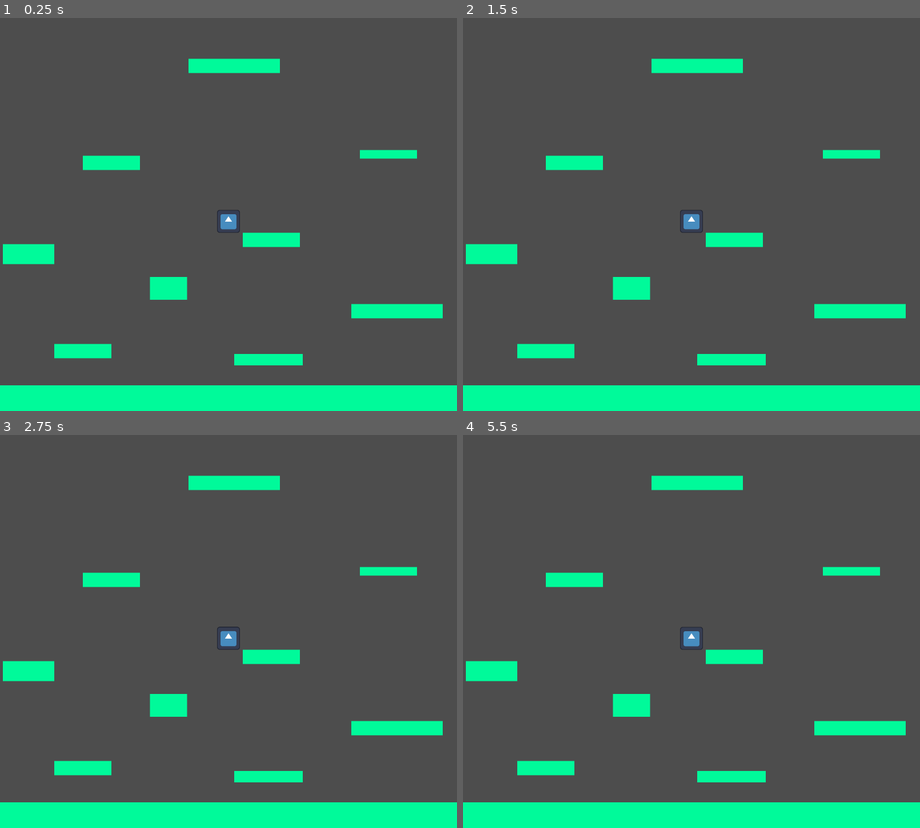
Above: before the commit, frames 1-4 (two rows, left to right).
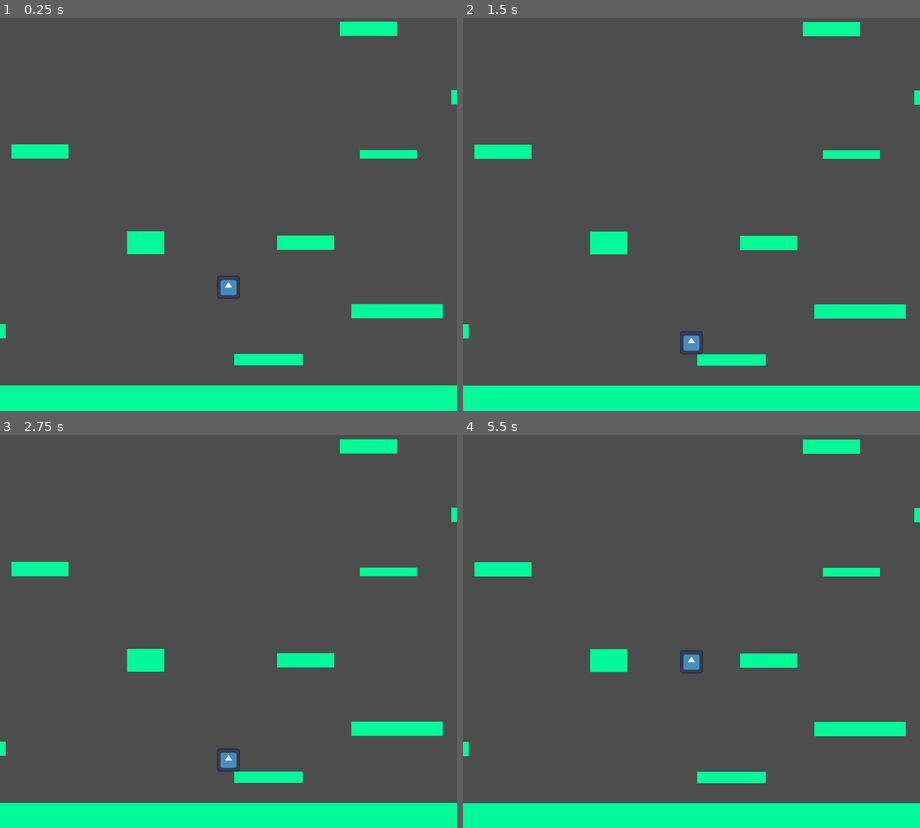
Above: after the commit, the same moments.

Repository: ArthurVayner/GameJam2026
Game: Godot game, scene res://Scenes/node_2d.tscn
The game is run twice, just before and just after one commit, with the same random seed, the same clock (stepped at 60 frames per second) and the same inputs. The engine's default icon, where the game draws it, is replaced by a stand-in: a white triangle on a blue panel in a dark square.
Inputs:
- Up to frame 1 (0.25 s): no input
- Up to frame 2 (1.5 s): tap Enter (ui_accept) at 0.5 s; hold D (go_right) from 0.53 s (still down); tap W (jump) at 0.77 s
- Up to frame 3 (2.75 s): tap W (jump) at 1.52 s; tap Enter (ui_accept) at 2 s; release D (go_right) at 2.03 s; hold A (go_left) from 2.03 s (still down)
- Up to frame 4 (5.5 s): release A (go_left) at 2.78 s; hold D (go_right) 2.78-4.28 s; tap W (jump) at 3.02, 3.77, 4.52 s; tap Enter (ui_accept) at 3.5, 5 s; hold A (go_left) 4.28-5.03 s; hold D (go_right) from 5.03 s (still down)

The runs differ from the first frame. In frame 1, 5.3% of the frame differs, in the area x 0-100%, y 0-87%; in frame 2, 5.5%; in frame 3, 5.7%; in frame 4, 5.8%, in the area x 0-100%, y 1-94%.

Commit message:
make camera always move up

Diff:
--- a/Scenes/Level.tscn
+++ b/Scenes/Level.tscn
@@ -10,7 +10,7 @@
 height = 4.0
 
 [node name="Platform2" parent="." unique_id=1131836770 instance=ExtResource("1_0ba56")]
-position = Vector2(29, 123)
+position = Vector2(-8, 116)
 width = 20.0
 height = 5.0
 
@@ -20,12 +20,12 @@
 height = 10.0
 
 [node name="Platform4" parent="." unique_id=2054953105 instance=ExtResource("1_0ba56")]
-position = Vector2(10, 89)
+position = Vector2(-14, 70)
 width = 18.0
 height = 7.0
 
 [node name="Platform5" parent="." unique_id=1625163000 instance=ExtResource("1_0ba56")]
-position = Vector2(59, 101)
+position = Vector2(51, 85)
 width = 13.0
 height = 8.0
 
@@ -35,12 +35,12 @@
 height = 5.0
 
 [node name="Platform7" parent="." unique_id=689106217 instance=ExtResource("1_0ba56")]
-position = Vector2(95, 84)
+position = Vector2(107, 85)
 width = 20.0
 height = 5.0
 
 [node name="Platform8" parent="." unique_id=2890554 instance=ExtResource("1_0ba56")]
-position = Vector2(39, 57)
+position = Vector2(14, 53)
 width = 20.0
 height = 5.0
 
@@ -50,16 +50,61 @@
 height = 3.0
 
 [node name="Platform10" parent="." unique_id=1631709851 instance=ExtResource("1_0ba56")]
-position = Vector2(82, 23)
+position = Vector2(-16, 17)
 width = 32.0
 height = 5.0
 
-[node name="Platform11" parent="." unique_id=835498454 instance=ExtResource("1_0ba56")]
-position = Vector2(170, 135)
-width = 9.0
-height = 328.0
+[node name="Platform11" parent="." unique_id=1422013303 instance=ExtResource("1_0ba56")]
+position = Vector2(-82, 35)
+width = 20.0
+height = 5.0
 
-[node name="Platform11" parent="Platform11" unique_id=308198204 instance=ExtResource("1_0ba56")]
-position = Vector2(-178, -17)
-width = 9.0
-height = 328.0
+[node name="Platform12" parent="." unique_id=1615777634 instance=ExtResource("1_0ba56")]
+position = Vector2(-73, 102)
+width = 20.0
+height = 5.0
+
+[node name="Platform13" parent="." unique_id=1577898995 instance=ExtResource("1_0ba56")]
+position = Vector2(96, -36)
+width = 20.0
+height = 5.0
+
+[node name="Platform14" parent="." unique_id=74140032 instance=ExtResource("1_0ba56")]
+position = Vector2(168, 34)
+width = 20.0
+height = 5.0
+
+[node name="Platform15" parent="." unique_id=1654319301 instance=ExtResource("1_0ba56")]
+position = Vector2(240, 87)
+width = 20.0
+height = 5.0
+
+[node name="Platform16" parent="." unique_id=725404685 instance=ExtResource("1_0ba56")]
+position = Vector2(129, 10)
+width = 20.0
+height = 5.0
+
+[node name="Platform17" parent="." unique_id=898506641 instance=ExtResource("1_0ba56")]
+position = Vector2(54, -27)
+width = 20.0
+height = 5.0
+
+[node name="Platform18" parent="." unique_id=118852896 instance=ExtResource("1_0ba56")]
+position = Vector2(-16, -17)
+width = 20.0
+height = 5.0
+
+[node name="Platform19" parent="." unique_id=900843173 instance=ExtResource("1_0ba56")]
+position = Vector2(51, -83)
+width = 20.0
+height = 5.0
+
+[node name="Platform20" parent="." unique_id=86725948 instance=ExtResource("1_0ba56")]
+position = Vector2(19, -62)
+width = 20.0
+height = 5.0
+
+[node name="Platform21" parent="." unique_id=931543066 instance=ExtResource("1_0ba56")]
+position = Vector2(-124, 76)
+width = 20.0
+height = 5.0
--- /dev/null
+++ b/Scenes/camera_2d.gd
@@ -0,0 +1,19 @@
+extends Camera2D
+
+@onready var player: CharacterBody2D = $"../Player"
+
+@export var smooth_speed: float = 5.0
+
+var maxCemaraYPostion=0
+
+func calculatePosition(curent:float,target:float,delta:float) ->float:
+	var diff =(target-curent)
+	var movementSpeed= 1 - exp(-smooth_speed * delta)
+	return curent + diff * movementSpeed
+
+# Called every frame. 'delta' is the elapsed time since the previous frame.
+func _process(delta: float) -> void:
+	global_position.x= calculatePosition(global_position.x, player.global_position.x, delta)
+	var a= calculatePosition(global_position.y, player.global_position.y, delta)
+	global_position.y= min(a,maxCemaraYPostion)
+	maxCemaraYPostion = global_position.y
--- a/Scenes/node_2d.tscn
+++ b/Scenes/node_2d.tscn
@@ -1,5 +1,6 @@
 [gd_scene format=3 uid="uid://bvsdoigiupwji"]
 
+[ext_resource type="Script" uid="uid://cks2as4f3rw3o" path="res://Scenes/camera_2d.gd" id="1_6whob"]
 [ext_resource type="Texture2D" uid="uid://bsjl2fjvntfiu" path="res://icon.svg" id="1_j2wod"]
 [ext_resource type="Script" uid="uid://o7jkida1e3y1" path="res://Scenes/player.gd" id="1_v1qfn"]
 [ext_resource type="PackedScene" uid="uid://rjfixp4fo8ft" path="res://Scenes/Level.tscn" id="4_6whob"]
@@ -10,6 +11,7 @@
 [node name="Node2D" type="Node2D" unique_id=376487417]
 
 [node name="Camera2D" type="Camera2D" parent="." unique_id=1511300039]
+script = ExtResource("1_6whob")
 
 [node name="Player" type="CharacterBody2D" parent="." unique_id=1108929980]
 script = ExtResource("1_v1qfn")
Not shown, added: Scenes/camera_2d.gd.uid
